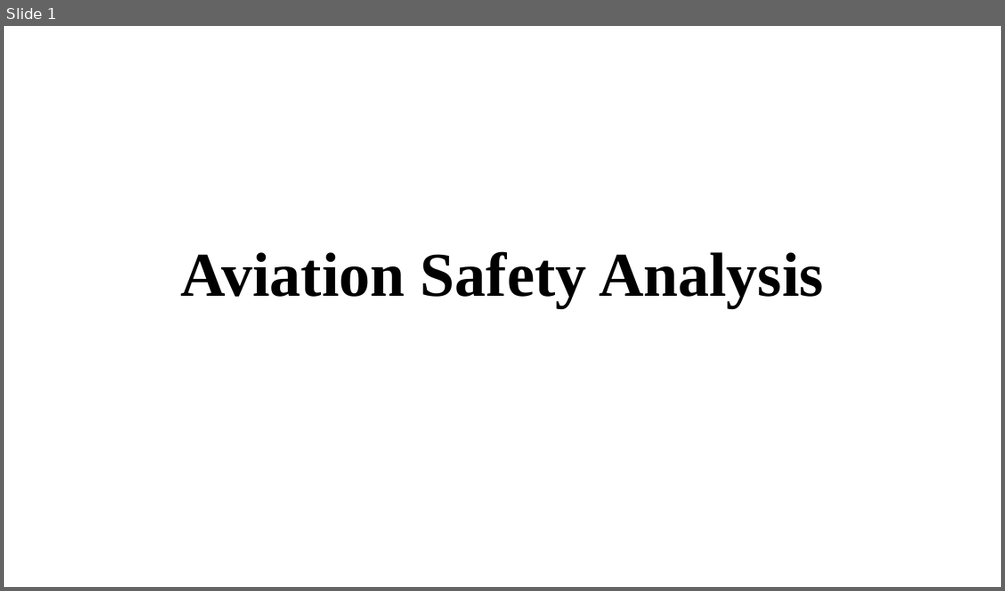
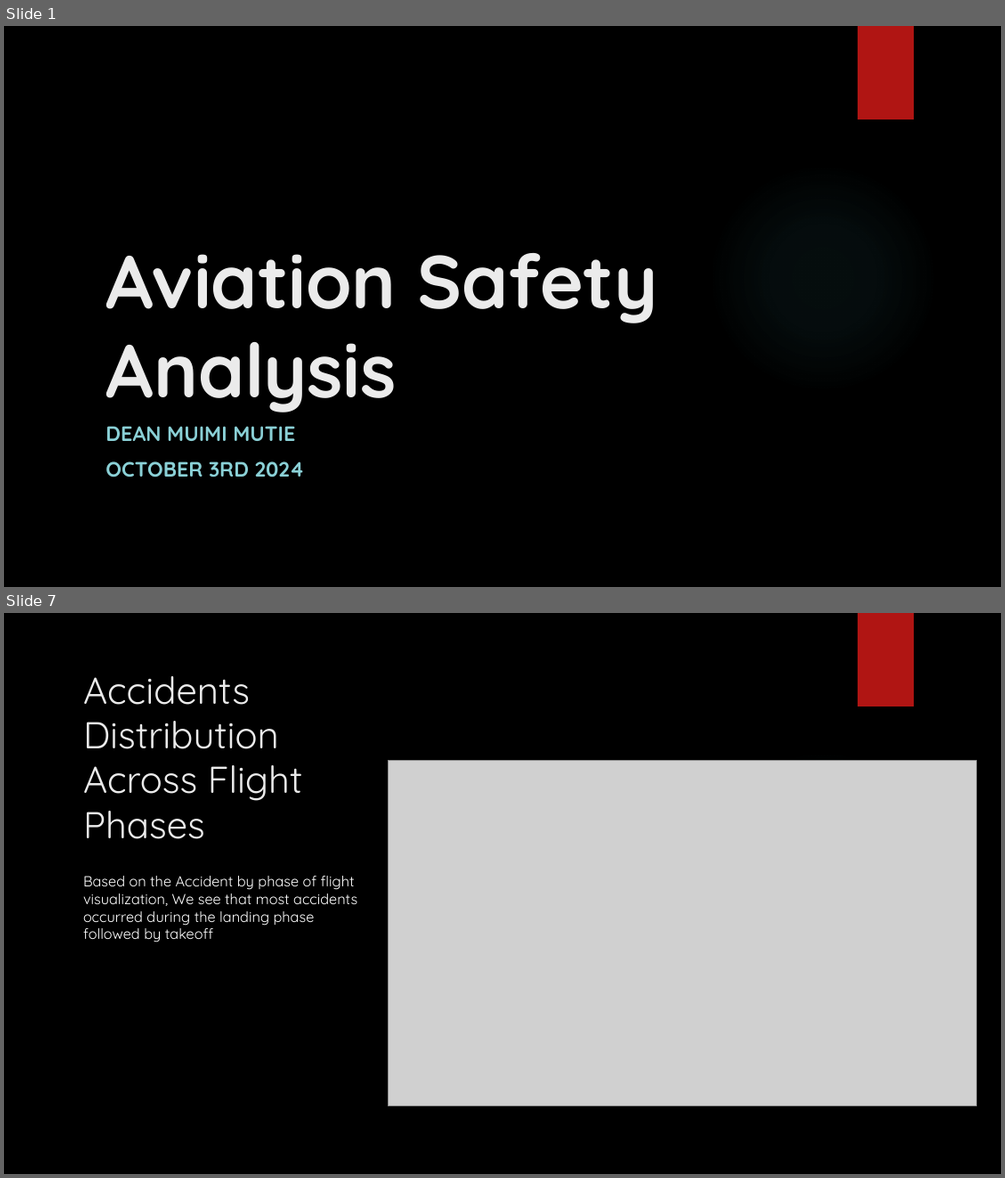
Before and after one commit to muimidean/aviation_safety_analysis, a slide deck: Aviation_Safety_Analysis_Presentation.pptx. Shown one above the other, each under a label of ours: slide 1 before the commit, slides 1 and 7 after it; the slides between them are not shown. The pictures are 1005x591 and 1005x1178 pixels, drawn with LibreOffice and Linux fonts; fonts in the diff are those of the drawing; grey boxes stand for pictures; background and template pictures are left out. Boxes give left, top, right and bottom in pixels: in the first picture for what was removed or moved away, otherwise in the second. Text is boxed around its words. In the diff, an @@ line names an element or a change of style, - is before the commit and + after.

```diff
--- a/Aviation_Safety_Analysis_Presentation.pptx
+++ b/Aviation_Safety_Analysis_Presentation.pptx
@@ slide 7 added at (4,613,1001,1174), background picture (left out); not listed: 2 template elements that a slide beside it also shows @@
@@ title added at (83,676,302,839), 36 pt, text #EBEBEB @@
+Accidents Distribution Across Flight Phases
@@ picture added at (388,761,976,1106) @@
@@ text added at (83,876,357,942), 14 pt, text #FFFFFF @@
+Based on the Accident by phase of flight visualization, We see that most accidents occurred during the landing phase followed by takeoff
@@ slide 1 changed as well @@
@@ background #FFFFFF to picture (left out) @@
@@ rectangle added at (858,26,914,119), fill #B01513 @@
@@ title "Aviation Safety Analysis": place and size @@
-title "Aviation Safety Analysis" at (181,251,824,308)
+title "Aviation Safety Analysis" at (105,253,658,412)
@@ title "Aviation Safety Analysis" at (105,253,658,412): size 60 to 72 pt, font Times New Roman to Quicksand, text colour #000000 to #EBEBEB; alignment centre to left; line spacing 0.9 to 1 @@
@@ ellipse added at (708,163,938,394), fill gradient #50B9C1 @@
@@ subtitle added at (105,426,305,477), 20 pt, text #8AD0D6, bold @@
+DEAN MUIMI MUTIE
+OCTOBER 3RD 2024
```
Also in this commit, not shown: 2 other slides changed, 8 other slides added, 2 slides removed.
